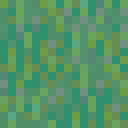
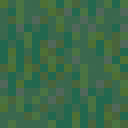
The second 128 x 128 image is a revision of the first. Changes to its layers:
"Capa 1": opacity 30% → 50% over left=0, top=0, right=128, bottom=128
renamed "Capa 0" to "Fondo", painted on it over left=0, top=0, right=128, bottom=128
